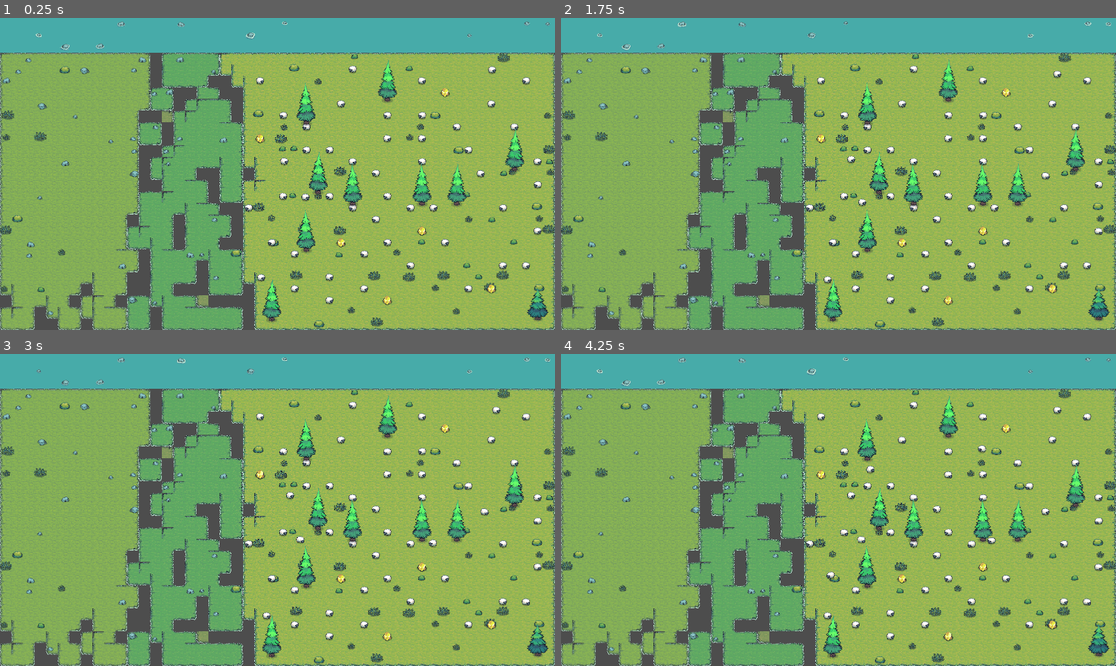
Above: before the commit, frames 1-4 (two rows, left to right).
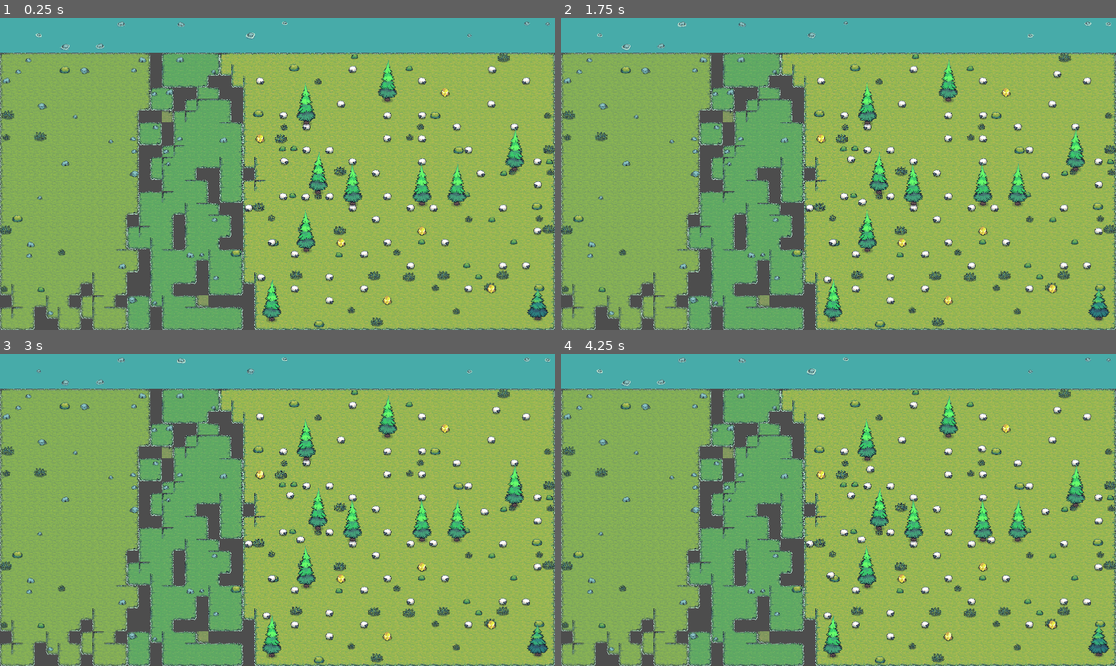
Above: after the commit, the same moments.

Repository: pagliaria/The-Wall
Game: Godot game, scene res://scenes/main.tscn
The game is run twice, just before and just after one commit, with the same random seed, the same clock (stepped at 60 frames per second) and the same inputs.
Inputs (mouse positions are in pixels of both pictures, inside the frame that each line leads up to):
- Up to frame 1 (0.25 s): no input
- Up to frame 2 (1.75 s): tap Enter at 0.5 s; move the mouse to (960, 158) at 0.52 s; click (960, 158) at 0.67 s; move the mouse to (727, 189) at 1.27 s; click (727, 189) at 1.42 s
- Up to frame 3 (3 s): move the mouse to (333, 441) at 2.02 s; click (333, 441) at 2.17 s; move the mouse to (249, 572) at 2.77 s; click (249, 572) at 2.92 s
- Up to frame 4 (4.25 s): move the mouse to (1005, 556) at 3.52 s; click (1005, 556) at 3.67 s

The runs differ from the first frame. In frame 1, 0.5% of the frame differs, in the area x 44-98%, y 15-92%; in frame 2, 0.4%; in frame 3, 0.2%; in frame 4, 0.2%.

Commit message:
context update and sheep fix

Diff:
--- a/scripts/sheep.gd
+++ b/scripts/sheep.gd
@@ -42,7 +42,7 @@
 
 func _ready() -> void:
 	_rng.randomize()
-	_enter_state(_pick_random_state())
+	#_enter_state(_pick_random_state())
 
 func _physics_process(delta: float) -> void:
 	_state_timer += delta
Not shown, changed: CONTEXT.md
